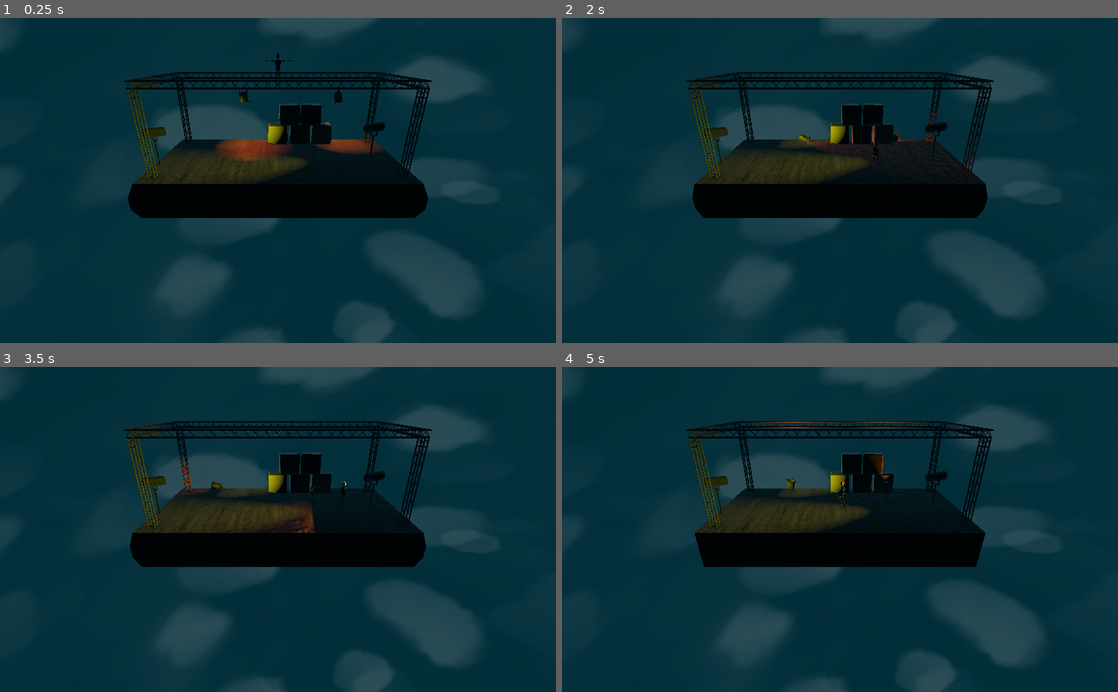
Above: before the commit, frames 1-4 (two rows, left to right).
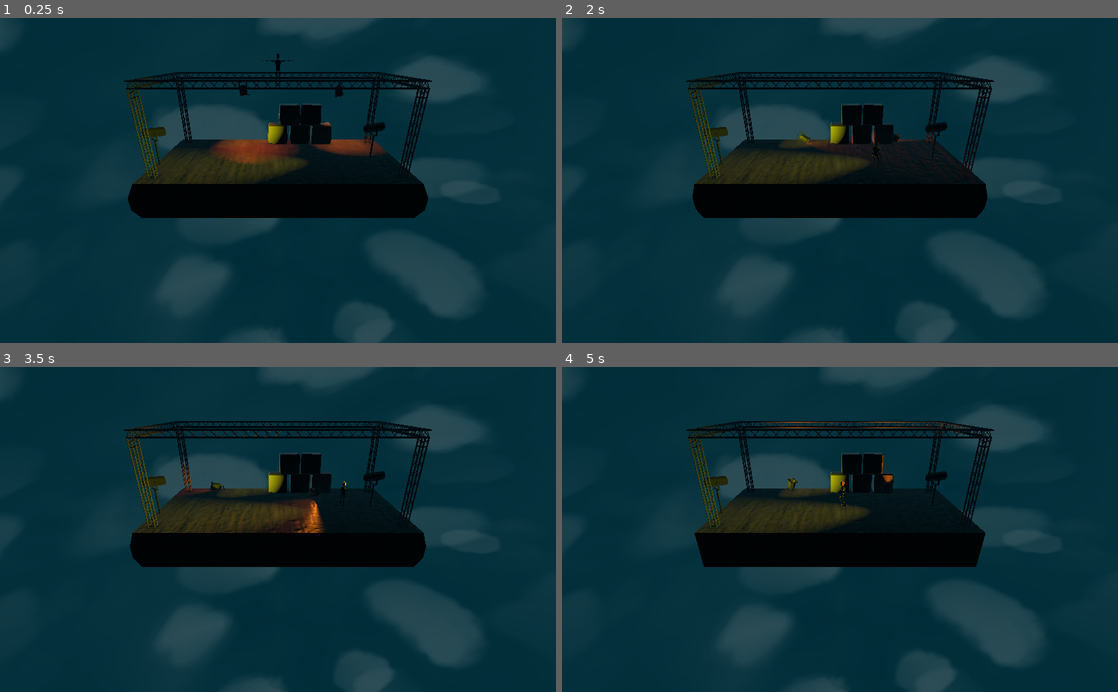
Above: after the commit, the same moments.

Repository: MartiniMoe/WubbaLubbaDubDub
Game: Godot game, scene res://scenes/Main.tscn
Same seed, same stepped clock (60 frames per second), same inputs: the game is played once before the commit and once after it.
Inputs:
- Up to frame 1 (0.25 s): no input
- Up to frame 2 (2 s): hold Right (ui_right) 0.53-1.28 s; tap Space (ui_select) at 0.77, 1.52 s; hold Down (ui_down) from 1.28 s (still down)
- Up to frame 3 (3.5 s): release Down (ui_down) at 2.03 s; hold Right (ui_right) 2.03-2.78 s; hold Up (ui_up) from 2.78 s (still down); tap Space (ui_select) at 3.02 s
- Up to frame 4 (5 s): release Up (ui_up) at 3.53 s; hold Left (ui_left) from 3.53 s (still down); tap Space (ui_select) at 3.77, 4.52 s

The runs differ from the first frame. In frame 1, 0.4% of the frame differs, in the area x 37-70%, y 19-45%; in frame 2, less than 0.1%; in frame 3, 0.3%; in frame 4, 0.2%.

Commit message:
Fix massively occuring orders

Diff:
--- a/godot_project/scenes/Main.tscn
+++ b/godot_project/scenes/Main.tscn
@@ -60,12 +60,12 @@
 
 [node name="Spotlight_oben" parent="." instance=ExtResource( 7 )]
 
-transform = Transform( 0.548785, 0, -0.835963, 0, 1, 0, 0.835963, 0, 0.548785, 6.28379, 2.36976, -5.15762 )
+transform = Transform( 0.548785, 0, -0.835963, 0, 1, 0, 0.835963, 0, 0.548785, 6.28379, 2.98832, -5.15762 )
 light_color = Color( 1, 0.515625, 0, 1 )
 
 [node name="Spotlight_oben2" parent="." instance=ExtResource( 7 )]
 
-transform = Transform( -0.120564, 0, -0.992706, 0, 1, 0, 0.992706, 0, -0.120564, -3.52159, 2.45415, -4.42855 )
+transform = Transform( -0.120564, 0, -0.992706, 0, 1, 0, 0.992706, 0, -0.120564, -3.52159, 3.12623, -4.42855 )
 light_color = Color( 1, 0.421875, 0, 1 )
 
 [node name="OmniLight" parent="." instance=ExtResource( 8 )]
--- a/godot_project/scripts/Player.gd
+++ b/godot_project/scripts/Player.gd
@@ -34,7 +34,8 @@
 	movement = movement.normalized() * SPEED
 
 	# ROTATION
-	look_at(get_global_transform().origin - movement, Vector3(0, 1, 0))
+	if movement.length() != 0:
+		look_at(get_global_transform().origin - movement, Vector3(0, 1, 0))
 
 	# CHECK IF NEED TO FALL
 	if $RayCastDown.is_colliding():
